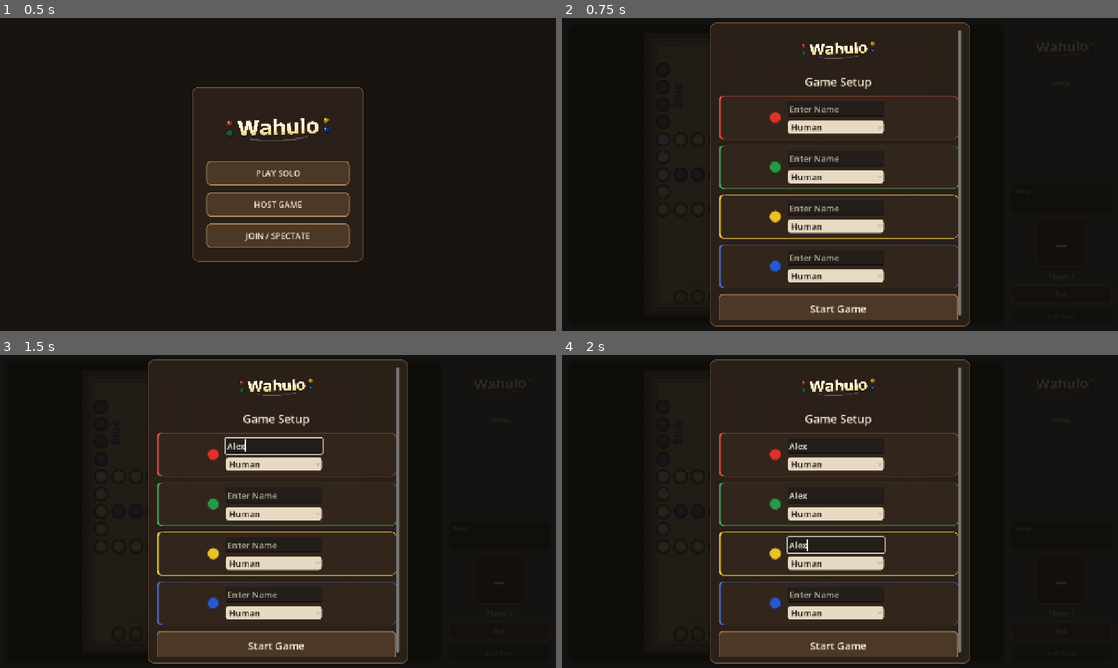
Above: before the commit, frames 1-4 (two rows, left to right).
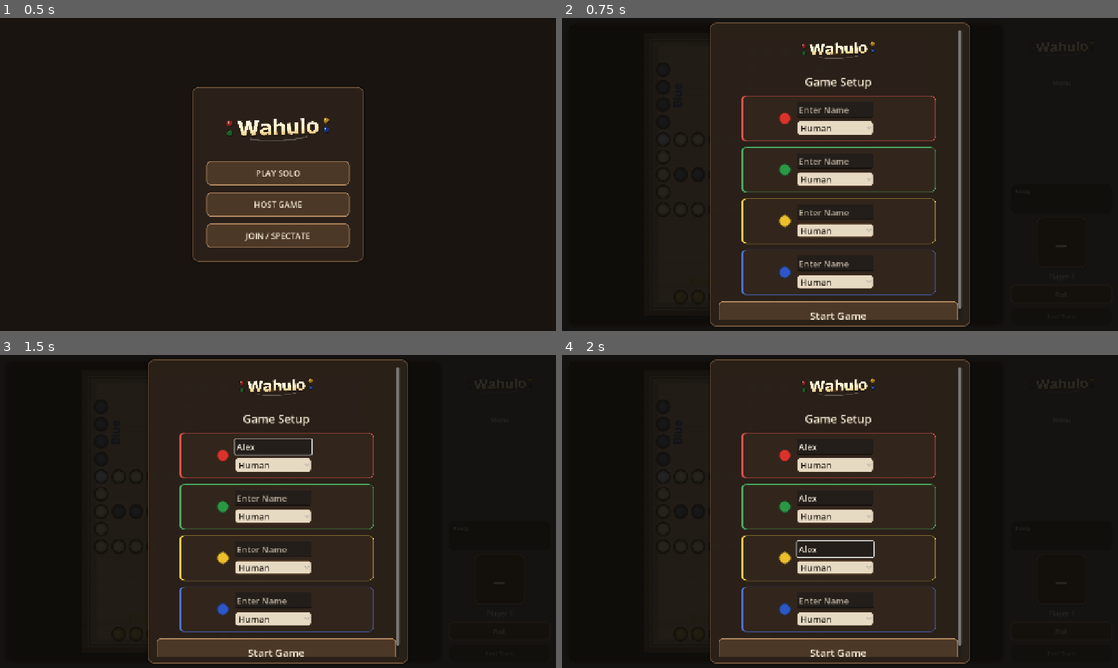
Above: after the commit, the same moments.

Repository: ItsTheMcCoy/wahoo-app
Game: Godot game, scene res://scenes/HomeScreen.tscn
Two runs of this game, one before a commit and one after it. Both use one fixed random seed, a clock stepped at 60 frames per second and the inputs below.
Inputs (mouse positions are in pixels of both pictures, inside the frame that each line leads up to):
- Up to frame 1 (0.5 s): no input
- Up to frame 2 (0.75 s): click "PLAY SOLO" at 0.5 s
- Up to frame 3 (1.5 s): click (272, 445) at 1.27 s; type "Alex" at 1.35 s
- Up to frame 4 (2 s): click (834, 495) at 1.5 s; type "Alex" at 1.58 s; click (834, 545) at 1.73 s; type "Alex" at 1.82 s

Frame 1 is identical in both runs. In frame 2, 6.8% of the frame differs, in the area x 28-72%, y 24-97%; in frame 3, 7.0%; in frame 4, 6.7%.

Commit message:
Narrow player cards to 80% of panel width; scale padding on all sides
PlayerCard{N} switches to SIZE_SHRINK_CENTER (4) so they don't span
the full panel. card_w = 80% of panel interior; card_pad scales all
four content margins by ui_scale (14 base units). card_interior_w
now derives from card_w so name/picker proportions stay consistent.

Co-Authored-By: Claude Sonnet 4.6 <noreply@anthropic.com>

Diff:
--- a/godot/scenes/Main.tscn
+++ b/godot/scenes/Main.tscn
@@ -238,7 +238,7 @@
 
 [node name="PlayerCard0" type="PanelContainer" parent="SetupOverlay/SetupPanel/SetupScroll/SetupContent"]
 layout_mode = 2
-size_flags_horizontal = 3
+size_flags_horizontal = 4
 
 [node name="PlayerCard0Inner" type="HBoxContainer" parent="SetupOverlay/SetupPanel/SetupScroll/SetupContent/PlayerCard0"]
 layout_mode = 2
@@ -276,7 +276,7 @@
 
 [node name="PlayerCard1" type="PanelContainer" parent="SetupOverlay/SetupPanel/SetupScroll/SetupContent"]
 layout_mode = 2
-size_flags_horizontal = 3
+size_flags_horizontal = 4
 
 [node name="PlayerCard1Inner" type="HBoxContainer" parent="SetupOverlay/SetupPanel/SetupScroll/SetupContent/PlayerCard1"]
 layout_mode = 2
@@ -314,7 +314,7 @@
 
 [node name="PlayerCard2" type="PanelContainer" parent="SetupOverlay/SetupPanel/SetupScroll/SetupContent"]
 layout_mode = 2
-size_flags_horizontal = 3
+size_flags_horizontal = 4
 
 [node name="PlayerCard2Inner" type="HBoxContainer" parent="SetupOverlay/SetupPanel/SetupScroll/SetupContent/PlayerCard2"]
 layout_mode = 2
@@ -352,7 +352,7 @@
 
 [node name="PlayerCard3" type="PanelContainer" parent="SetupOverlay/SetupPanel/SetupScroll/SetupContent"]
 layout_mode = 2
-size_flags_horizontal = 3
+size_flags_horizontal = 4
 
 [node name="PlayerCard3Inner" type="HBoxContainer" parent="SetupOverlay/SetupPanel/SetupScroll/SetupContent/PlayerCard3"]
 layout_mode = 2
--- a/godot/scripts/main.gd
+++ b/godot/scripts/main.gd
@@ -729,17 +729,17 @@
 	if setup_title != null:
 		setup_title.add_theme_font_size_override("font_size", roundi(26.0 * ui_scale))
 
-	# 14 = fixed card_bg_style content margin (set once in _apply_visual_theme)
-	var card_interior_w := roundi(panel_w) - 2 * hpad - 2 * 14
-
-	var dot_size      := roundi(28.0 * ui_scale)   # 35 * 0.8
-	var option_height := roundi(32.0 * ui_scale)   # 46 * 0.7
-	var name_height   := roundi(31.0 * ui_scale)   # dot_size * 1.1
+	var card_pad      := roundi(14.0 * ui_scale)
+	var card_w        := roundi((panel_w - 2.0 * hpad) * 0.80)
+	var card_interior_w := card_w - 2 * card_pad
+
+	var dot_size      := roundi(28.0 * ui_scale)
+	var option_height := roundi(32.0 * ui_scale)
+	var name_height   := roundi(31.0 * ui_scale)
 	var header_sep    := roundi(14.0 * ui_scale)
 	var name_w        := maxi(roundi(card_interior_w * 0.42), roundi(68.0 * ui_scale))
 	var field_font    := roundi(20.0 * ui_scale)
 	var right_col_sep := roundi(8.0 * ui_scale)
-	var left_pad      := roundi(18.0 * ui_scale)
 
 	var dots := [_seat_label_0, _seat_label_1, _seat_label_2, _seat_label_3]
 	var card_inners := [
@@ -770,9 +770,13 @@
 		dots[i].custom_minimum_size = Vector2(dot_size, dot_size)
 		card_inners[i].add_theme_constant_override("separation", header_sep)
 		right_cols[i].add_theme_constant_override("separation", right_col_sep)
+		player_cards[i].custom_minimum_size = Vector2(card_w, 0)
 		var cs := player_cards[i].get_theme_stylebox("panel") as StyleBoxFlat
 		if cs != null:
-			cs.content_margin_left = left_pad
+			cs.content_margin_left   = card_pad
+			cs.content_margin_right  = card_pad
+			cs.content_margin_top    = card_pad
+			cs.content_margin_bottom = card_pad
 		# Mirror the dot+gap weight on the right so ALIGNMENT_CENTER places the
 		# name/picker column — not the dot+column group — at the card's center.
 		right_spacers[i].custom_minimum_size = Vector2(dot_size + header_sep, 0)
Not shown, changed: godot/build/web/index.html
Not shown, changed: godot/build/web/index.pck
